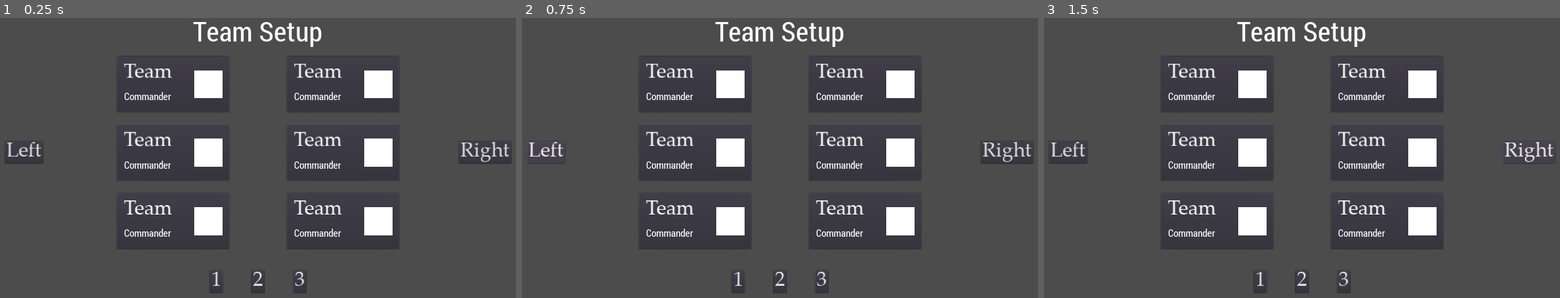
Above: before the commit, frames 1-3 (left to right).
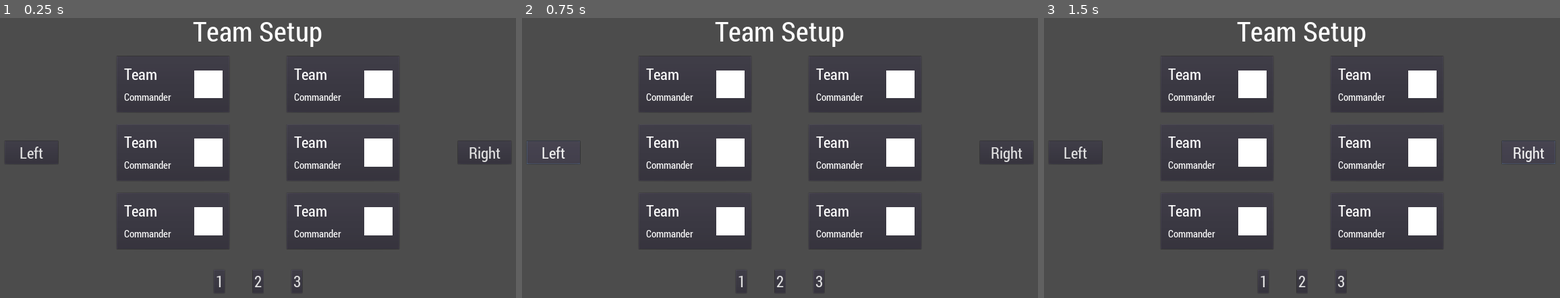
Above: after the commit, the same moments.

Repository: PureStream/avl-battleship
Game: Godot game, scene res://Scenes/TeamSetUp.tscn
The game is run twice, just before and just after one commit, with the same random seed, the same clock (stepped at 60 frames per second) and the same inputs. This scene is started directly instead of the project's main scene.
Inputs:
- Up to frame 1 (0.25 s): no input
- Up to frame 2 (0.75 s): click "Left" at 0.5 s
- Up to frame 3 (1.5 s): click "Right" at 1.25 s

The runs differ from the first frame. In frame 1, 2.5% of the frame differs, in the area x 1-99%, y 16-99%; in frame 2, 2.5%; in frame 3, 2.5%, in the area x 1-100%, y 16-99%.

Commit message:
Prep for play scene

Diff:
--- /dev/null
+++ b/Fonts/Roboto_Medium.tres
@@ -0,0 +1,7 @@
+[gd_resource type="DynamicFont" load_steps=2 format=2]
+
+[ext_resource path="res://Fonts/RobotoCondensed-Regular.ttf" type="DynamicFontData" id=1]
+
+[resource]
+size = 56
+font_data = ExtResource( 1 )
--- /dev/null
+++ b/PlayerGrid.gd
@@ -0,0 +1,62 @@
+extends Control
+
+var ships = []
+
+var cell_size = 96
+var grid_width = 0
+var grid_height = 0
+
+func _ready():
+	var s = get_grid_size(self)
+	grid_width = s.x
+	grid_height = s.y
+
+func insert_item(item):
+	var grid_pos = get_meta("grid_pos")
+	item.rect_position = rect_position + Vector2(grid_pos.x, grid_pos.y) * cell_size
+	fix_position(item)
+	ships.append(item)
+
+func swap_xy(vector:Vector2):
+	var tmp = vector.x
+	vector.x = vector.y
+	vector.y = tmp
+	return vector
+
+func fix_position(item):
+	match int(abs(item.rect_rotation)) % 180:
+		90:
+			item.rect_position -= item.rect_pivot_offset - swap_xy(item.rect_pivot_offset)
+
+func get_grid_size(item):
+	var results = {}
+	var s = item.rect_size
+	results.x = clamp(int(s.x / cell_size), 1, 500)
+	results.y = clamp(int(s.y / cell_size), 1, 500)
+	if int(abs(item.rect_rotation)) % 180 == 90:
+		var tmp = results.x
+		results.x = results.y
+		results.y = tmp
+	return results
+
+func get_item_under_pos(pos):
+	for item in ships:
+#		print(item.get_global_rect())
+		if get_actual_rect(item).has_point(pos):
+			return item
+	return null
+
+func get_actual_rect(item):
+#	var apparent_pos = get_proper_position2(item)
+	var rect:Rect2 = item.get_global_rect()
+#	rect.position = apparent_pos
+	match int(abs(item.rect_rotation)) % 360:
+		90:
+			rect.size = swap_xy(rect.size)
+			rect.position.y -= rect.size.y
+		180:
+			rect.position -= rect.size
+		270:
+			rect.size = swap_xy(rect.size)
+			rect.position.x -= rect.size.x
+	return rect
--- a/Scenes/MainButtonsController.gd
+++ b/Scenes/MainButtonsController.gd
@@ -51,7 +51,7 @@
 		if scroll_rotate_count != 0:
 			if rotating == false:
 				time_since_last_scroll = SCROLL_LIMIT if time_since_last_scroll < SCROLL_LIMIT else time_since_last_scroll
-				rotate_speed(sign(scroll_rotate_count),1.3+0.2/time_since_last_scroll)
+				rotate_speed(sign(scroll_rotate_count),1.3+0.25/time_since_last_scroll)
 				scroll_rotate_count-=sign(scroll_rotate_count)
 		time_since_last_scroll = 0
 
--- /dev/null
+++ b/Scenes/PlayerGrid.tscn
@@ -0,0 +1,12 @@
+[gd_scene load_steps=3 format=2]
+
+[ext_resource path="res://PlayerGrid.gd" type="Script" id=1]
+[ext_resource path="res://Images/UI/grid8.png" type="Texture" id=2]
+
+[node name="PlayerGrid" type="Control"]
+script = ExtResource( 1 )
+
+[node name="TextureRect" type="TextureRect" parent="."]
+margin_right = 40.0
+margin_bottom = 40.0
+texture = ExtResource( 2 )
--- a/Scenes/SetShip.tscn
+++ b/Scenes/SetShip.tscn
@@ -1,9 +1,9 @@
 [gd_scene load_steps=6 format=2]
 
 [ext_resource path="res://Scenes/SetShip.gd" type="Script" id=1]
-[ext_resource path="res://Scenes/ShipSlots.gd" type="Script" id=2]
-[ext_resource path="res://Images/UI/grid8.png" type="Texture" id=3]
-[ext_resource path="res://Scenes/Screens/Grid.gd" type="Script" id=4]
+[ext_resource path="res://Images/UI/grid8.png" type="Texture" id=2]
+[ext_resource path="res://Scenes/Screens/Grid.gd" type="Script" id=3]
+[ext_resource path="res://Scenes/ShipSlots.gd" type="Script" id=4]
 
 [sub_resource type="StyleBoxFlat" id=1]
 bg_color = Color( 0.396078, 0.396078, 0.396078, 1 )
@@ -15,14 +15,39 @@
 anchor_bottom = 0.5
 script = ExtResource( 1 )
 
-[node name="ShipSlots" type="Panel" parent="."]
-margin_left = -836.0
-margin_top = -98.0
-margin_right = -296.0
-margin_bottom = 493.0
-script = ExtResource( 2 )
+[node name="Grid" type="TextureRect" parent="."]
+margin_left = 56.4454
+margin_top = -377.895
+margin_right = 824.445
+margin_bottom = 390.105
+texture = ExtResource( 2 )
+stretch_mode = 3
+script = ExtResource( 3 )
 
-[node name="VBoxContainer" type="VBoxContainer" parent="ShipSlots"]
+[node name="VBoxContainer" type="VBoxContainer" parent="."]
+margin_left = -830.0
+margin_top = -200.0
+margin_right = -330.0
+margin_bottom = 408.0
+__meta__ = {
+"_edit_group_": true
+}
+
+[node name="Tabs" type="Tabs" parent="VBoxContainer"]
+margin_right = 500.0
+margin_bottom = 24.0
+tab_align = 0
+
+[node name="ShipSlots" type="Panel" parent="VBoxContainer"]
+editor/display_folded = true
+margin_top = 28.0
+margin_right = 500.0
+margin_bottom = 608.0
+rect_min_size = Vector2( 500, 580 )
+script = ExtResource( 4 )
+
+[node name="VBoxContainer" type="VBoxContainer" parent="VBoxContainer/ShipSlots"]
+editor/display_folded = true
 anchor_left = 0.5
 anchor_top = 0.5
 anchor_right = 0.5
@@ -33,14 +58,14 @@
 margin_bottom = 270.0
 custom_constants/separation = 15
 
-[node name="Ship1" type="Panel" parent="ShipSlots/VBoxContainer"]
+[node name="Ship1" type="Panel" parent="VBoxContainer/ShipSlots/VBoxContainer"]
 margin_right = 480.0
 margin_bottom = 96.0
 rect_min_size = Vector2( 480, 96 )
 size_flags_vertical = 6
 custom_styles/panel = SubResource( 1 )
 
-[node name="Ship2" type="Panel" parent="ShipSlots/VBoxContainer"]
+[node name="Ship2" type="Panel" parent="VBoxContainer/ShipSlots/VBoxContainer"]
 margin_top = 111.0
 margin_right = 480.0
 margin_bottom = 207.0
@@ -48,7 +73,7 @@
 size_flags_vertical = 6
 custom_styles/panel = SubResource( 1 )
 
-[node name="Ship3" type="Panel" parent="ShipSlots/VBoxContainer"]
+[node name="Ship3" type="Panel" parent="VBoxContainer/ShipSlots/VBoxContainer"]
 margin_top = 222.0
 margin_right = 480.0
 margin_bottom = 318.0
@@ -56,7 +81,7 @@
 size_flags_vertical = 6
 custom_styles/panel = SubResource( 1 )
 
-[node name="Ship4" type="Panel" parent="ShipSlots/VBoxContainer"]
+[node name="Ship4" type="Panel" parent="VBoxContainer/ShipSlots/VBoxContainer"]
 margin_top = 333.0
 margin_right = 480.0
 margin_bottom = 429.0
@@ -64,19 +89,10 @@
 size_flags_vertical = 6
 custom_styles/panel = SubResource( 1 )
 
-[node name="Ship5" type="Panel" parent="ShipSlots/VBoxContainer"]
+[node name="Ship5" type="Panel" parent="VBoxContainer/ShipSlots/VBoxContainer"]
 margin_top = 444.0
 margin_right = 480.0
 margin_bottom = 540.0
 rect_min_size = Vector2( 480, 96 )
 size_flags_vertical = 6
 custom_styles/panel = SubResource( 1 )
-
-[node name="Grid" type="TextureRect" parent="."]
-margin_left = 56.4454
-margin_top = -377.895
-margin_right = 824.445
-margin_bottom = 390.105
-texture = ExtResource( 3 )
-stretch_mode = 3
-script = ExtResource( 4 )
--- a/Scenes/TeamBox.tscn
+++ b/Scenes/TeamBox.tscn
@@ -1,12 +1,15 @@
 [gd_scene load_steps=4 format=2]
 
-[ext_resource path="res://Fonts/test_font.tres" type="DynamicFont" id=1]
-[ext_resource path="res://Fonts/RobotoCondensed-Regular.ttf" type="DynamicFontData" id=2]
+[ext_resource path="res://Fonts/RobotoCondensed-Regular.ttf" type="DynamicFontData" id=1]
 
 [sub_resource type="DynamicFont" id=1]
+size = 56
+font_data = ExtResource( 1 )
+
+[sub_resource type="DynamicFont" id=2]
 size = 36
 extra_spacing_top = 10
-font_data = ExtResource( 2 )
+font_data = ExtResource( 1 )
 
 [node name="PanelContainer" type="PanelContainer"]
 margin_left = 375.0
@@ -32,22 +35,22 @@
 custom_constants/separation = 0
 
 [node name="VBoxContainer" type="VBoxContainer" parent="MarginContainer/TeamBox"]
-margin_right = 178.0
-margin_bottom = 142.0
+margin_right = 168.0
+margin_bottom = 143.0
 size_flags_vertical = 2
 custom_constants/separation = 10
 
 [node name="TeamName" type="Label" parent="MarginContainer/TeamBox/VBoxContainer"]
-margin_right = 178.0
-margin_bottom = 74.0
-custom_fonts/font = ExtResource( 1 )
+margin_right = 168.0
+margin_bottom = 75.0
+custom_fonts/font = SubResource( 1 )
 text = "Team"
 
 [node name="Commander" type="Label" parent="MarginContainer/TeamBox/VBoxContainer"]
-margin_top = 84.0
-margin_right = 178.0
-margin_bottom = 142.0
-custom_fonts/font = SubResource( 1 )
+margin_top = 85.0
+margin_right = 168.0
+margin_bottom = 143.0
+custom_fonts/font = SubResource( 2 )
 text = "Commander"
 
 [node name="ColorRect" type="ColorRect" parent="MarginContainer/TeamBox"]
--- a/Scenes/TeamSetUp.tscn
+++ b/Scenes/TeamSetUp.tscn
@@ -2,13 +2,16 @@
 
 [ext_resource path="res://Scenes/Screens/TeamSetUp.gd" type="Script" id=1]
 [ext_resource path="res://Fonts/RobotoTitle.tres" type="DynamicFont" id=2]
-[ext_resource path="res://Fonts/test_font.tres" type="DynamicFont" id=3]
+[ext_resource path="res://Fonts/Roboto_Medium.tres" type="DynamicFont" id=3]
 [ext_resource path="res://Scenes/TeamBox.tscn" type="PackedScene" id=4]
 
-[node name="TeamSetUp" type="Node"]
+[node name="TeamSetUp" type="Control"]
+anchor_right = 1.0
+anchor_bottom = 1.0
 script = ExtResource( 1 )
 
 [node name="MarginContainer" type="MarginContainer" parent="."]
+editor/display_folded = true
 anchor_right = 1.0
 anchor_bottom = 1.0
 rect_scale = Vector2( 1.00135, 1 )
@@ -35,9 +38,10 @@
 custom_constants/separation = 200
 
 [node name="SlideLeft" type="Button" parent="MarginContainer/HBoxContainer"]
-margin_top = 460.0
-margin_right = 137.0
+margin_top = 459.0
+margin_right = 190.0
 margin_bottom = 540.0
+rect_min_size = Vector2( 190, 0 )
 size_flags_horizontal = 2
 size_flags_vertical = 6
 custom_fonts/font = ExtResource( 3 )
@@ -90,7 +94,6 @@
 margin_right = 404.0
 margin_bottom = 448.0
 
-
 [node name="Team6" parent="MarginContainer/HBoxContainer/VBoxContainer2" instance=ExtResource( 4 )]
 margin_left = 0.0
 margin_top = 488.0
@@ -98,41 +101,42 @@
 margin_bottom = 692.0
 
 [node name="SlideRight" type="Button" parent="MarginContainer/HBoxContainer"]
-margin_left = 1614.0
-margin_top = 460.0
+margin_left = 1610.0
+margin_top = 459.0
 margin_right = 1800.0
 margin_bottom = 540.0
+rect_min_size = Vector2( 190, 0 )
 size_flags_horizontal = 10
 size_flags_vertical = 6
 custom_fonts/font = ExtResource( 3 )
 text = "Right"
 
 [node name="HBoxContainer2" type="HBoxContainer" parent="MarginContainer"]
-margin_left = 788.0
-margin_top = 960.0
-margin_right = 1132.0
+margin_left = 801.0
+margin_top = 959.0
+margin_right = 1118.0
 margin_bottom = 1040.0
 size_flags_horizontal = 6
 size_flags_vertical = 10
 custom_constants/separation = 100
 
 [node name="Page1" type="Button" parent="MarginContainer/HBoxContainer2"]
-margin_right = 48.0
-margin_bottom = 80.0
+margin_right = 39.0
+margin_bottom = 81.0
 custom_fonts/font = ExtResource( 3 )
 text = "1"
 
 [node name="Page2" type="Button" parent="MarginContainer/HBoxContainer2"]
-margin_left = 148.0
-margin_right = 196.0
-margin_bottom = 80.0
+margin_left = 139.0
+margin_right = 178.0
+margin_bottom = 81.0
 custom_fonts/font = ExtResource( 3 )
 text = "2"
 
 [node name="Page3" type="Button" parent="MarginContainer/HBoxContainer2"]
-margin_left = 296.0
-margin_right = 344.0
-margin_bottom = 80.0
+margin_left = 278.0
+margin_right = 317.0
+margin_bottom = 81.0
 custom_fonts/font = ExtResource( 3 )
 text = "3"
 [connection signal="pressed" from="MarginContainer/HBoxContainer/SlideLeft" to="." method="_on_SlideLeft_pressed"]
Not shown, added: .gitignore
